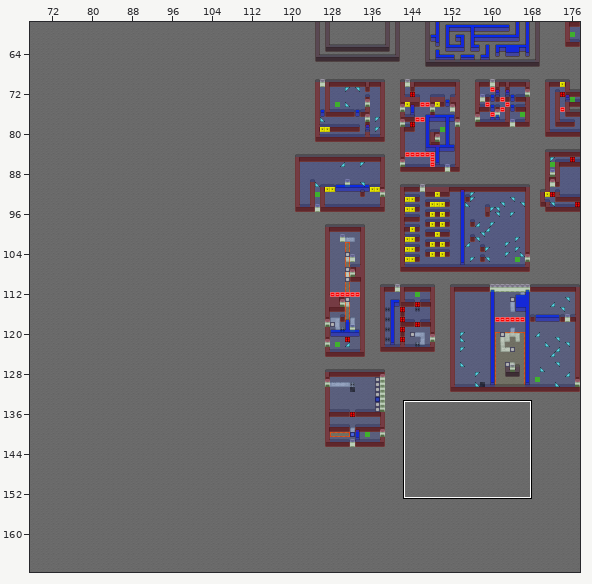
Tiled map: data/maps/map_space.tmx. The picture above shows the old version from afar; the outline marks the close-up.
Close-up. Old version:
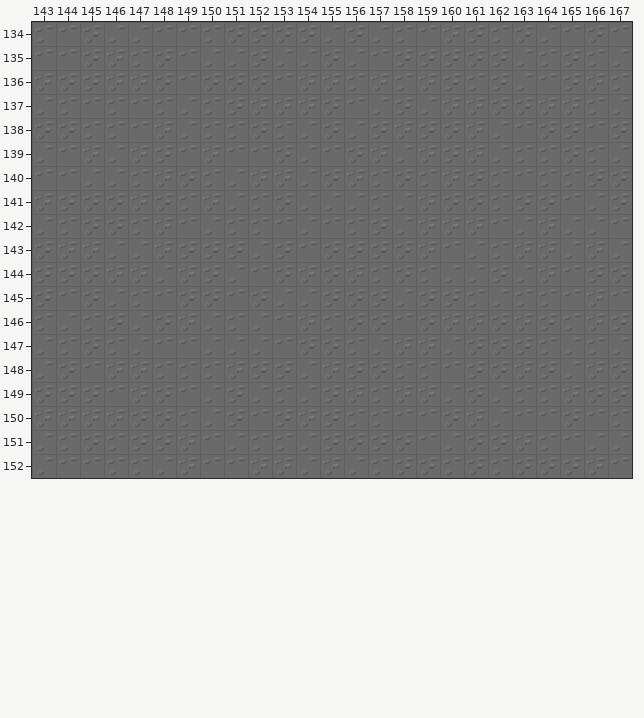
Cells are 16x16 px. Shown: x 143..167, y 134..152. The commit also changed other parts of the map, which this record leaves out.
The result:
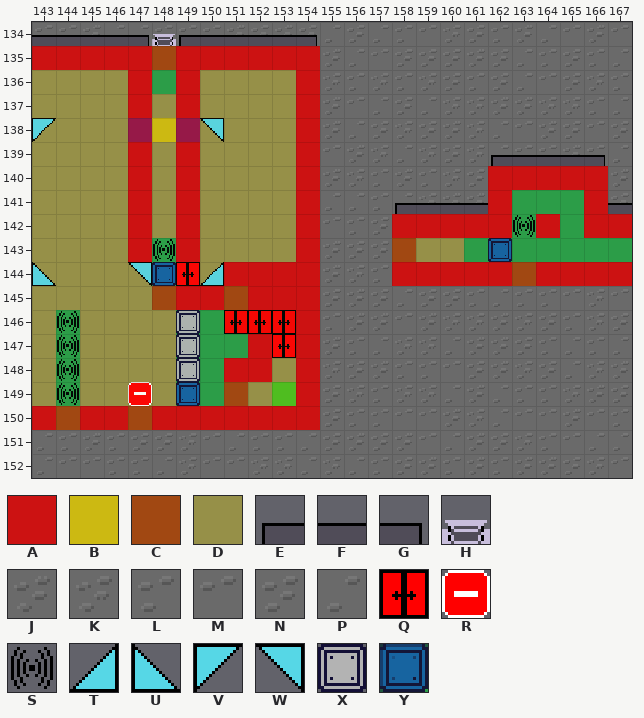
Key: from "tiles": A 27, B 28, C 29, D 30, E 5364, F 5365, G 5366, H 5580, J 5679, K 5680, L 5681, M 5682, N 5683, P 5684, Q 5805, R 5809, S 5811, T 5815, U 5816, V 5817, W 5818, X 5823, Y 5824.
_ is an empty cell, # one hidden under a higher layer.
Tiles replaced or removed in this view: J, K, L, M, N, P.
See-through tiles are keyed as they look on the map.
Edits made:
Changed rows in their new state; . is an unchanged cell.
layer "Meta_collisions" opacity 7% -> 100%
layer "Meta_portals" opacity 24% -> 29%
Layer "Background":
first column x 148:
136 #
first column x 144:
141 ...................###..
142 ...................#.#..
143 .#..#............#######
144 ....#...................
146 #....#####..............
147 #....###................
148 #....##.................
149 #....##.................
Layer "Ruins_top":
first column x 143:
134 FFFFGHEFFFFG
first column x 158:
139 ....EFFFG.
141 EFFF.....F
Layer "Meta_collisions":
first column x 143:
135 AAAAAAAAAAAA.............
136 BBBBACABBBBA.............
137 BBBBABABBBBA.............
138 BBBBABABBBBA.............
139 BBBBABABBBBA.............
140 BBBBABABBBBA.......AAAAA.
141 BBBBABABBBBA.......ACCCA.
142 BBBBABABBBBA...AAAAACACAA
143 BBBBACABBBBA...ABBCCCCCCC
144 BBBBBCBBAAAA...AAAAAAAAAA
145 BBBBBAAAAAAA.............
146 BCBBBBCCCCCA.............
147 BCBBBBCCCABA.............
148 BCBBBBCCAABA.............
149 BCBBBBCCABBA.............
150 AAAAAAAAAAAA.............
Layer "Meta_portals":
first column x 143:
135 AAAAACAAAAAA.............
136 DDDDADADDDDA.............
137 DDDDADADDDDA.............
138 DDDDD.DDDDDA.............
139 DDDDADADDDDA.............
140 DDDDADADDDDA.......AAAAA.
141 DDDDADADDDDA.......ADDDA.
142 DDDDADADDDDA...AAAAADADAA
143 DDDDADADDDDA...CDDDDDDDDD
144 DDDDDDDDAAAA...AAAAACAAAA
145 DDDDDCAACAAA.............
146 DDDDDDDDDDDA.............
147 DDDDDDDDDADA.............
148 DDDDDDDDAADA.............
149 DDDDDDDDCDDA.............
150 ACAACAAAAAAA.............
Layer "Meta_effects":
first column x 153:
149 C
Layer "Meta_dynamic_pieces":
first column x 143:
138 V......W
first column x 143:
142 ....................S
143 .....S.............Y.
144 U...WYQT.............
146 .S....X.QQQ..........
147 .S....X...Q..........
148 .S....X..............
149 .S..R.Y..............
